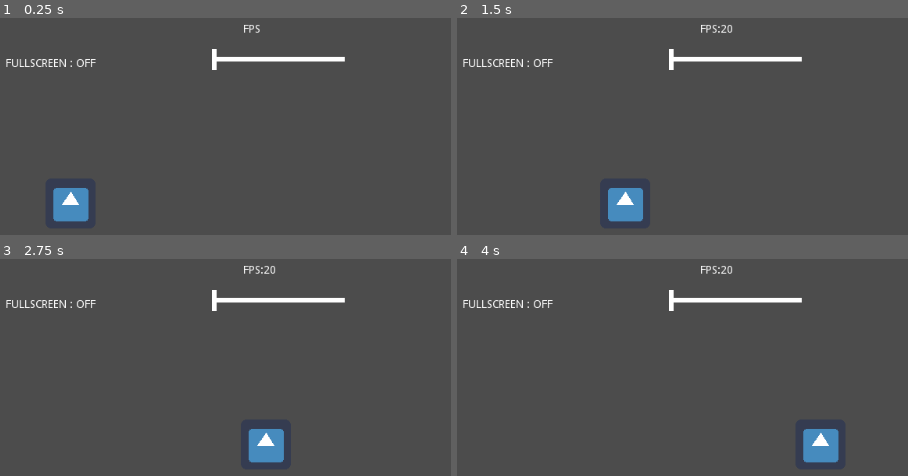
Above: before the commit, frames 1-4 (two rows, left to right).
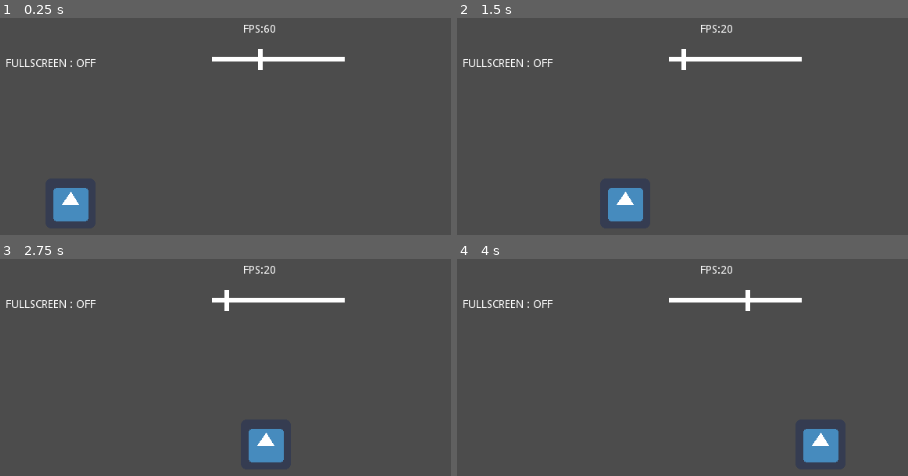
Above: after the commit, the same moments.

Repository: Salipoke/JOC_MLG
Game: Godot game, scene res://Scenes/UI/Control/options.tscn
Two runs of this game, one before a commit and one after it. Both use one fixed random seed, a clock stepped at 60 frames per second and the inputs below. This scene is started directly instead of the project's main scene. The engine's default icon, where the game draws it, is replaced by a stand-in: a white triangle on a blue panel in a dark square.
Inputs (mouse positions are in pixels of both pictures, inside the frame that each line leads up to):
- Up to frame 1 (0.25 s): no input
- Up to frame 2 (1.5 s): tap Enter at 0.5 s; move the mouse to (682, 174) at 0.52 s; click (682, 174) at 0.67 s; move the mouse to (outside the picture) at 1.27 s; click (outside the picture) at 1.42 s
- Up to frame 3 (2.75 s): move the mouse to (130, 337) at 2.02 s; click (130, 337) at 2.17 s
- Up to frame 4 (4 s): move the mouse to (outside the picture) at 2.77 s; click (outside the picture) at 2.92 s; move the mouse to (outside the picture) at 3.52 s; click (outside the picture) at 3.67 s

The runs differ from the first frame. In frame 1, 0.2% of the frame differs, in the area x 47-61%, y 3-24%; in frame 2, 0.2%; in frame 3, 0.2%; in frame 4, 0.2%.
Error before the commit: Parse Error: Invalid arguments for 'Vector2' constructor. (res://Sprites/Options_labels/Mark.gd:12)

Commit message:
Tot el menu 100% funcional
FPS ja funciona, transicions funcionen

Diff:
--- a/Scenes/UI/Control/options.tscn
+++ b/Scenes/UI/Control/options.tscn
@@ -33,7 +33,7 @@
 margin_top = 77.0
 margin_right = 892.0
 margin_bottom = 283.0
-text = "           FPS"
+text = "           FPS:60"
 script = ExtResource( 4 )
 
 [node name="Line" type="ColorRect" parent="."]
--- a/Sprites/Options_labels/Mark.gd
+++ b/Sprites/Options_labels/Mark.gd
@@ -5,9 +5,9 @@
 
 # Called when the node enters the scene tree for the first time.
 func _ready():
-	pass # Replace with function body.
+	position[0] = 780
 
 func _input(event:InputEvent):
 	if event is InputEventMouseButton and event.pressed:
-		var bounds = Rect2(Vector2(714,77),Vector2(178.206))
-		if bounds.has_point(event.position[0]-rect_position[0]p)
+		if event.position[0] > 720 and event.position[0] < (721+170):
+			position[0] = event.position[0]
